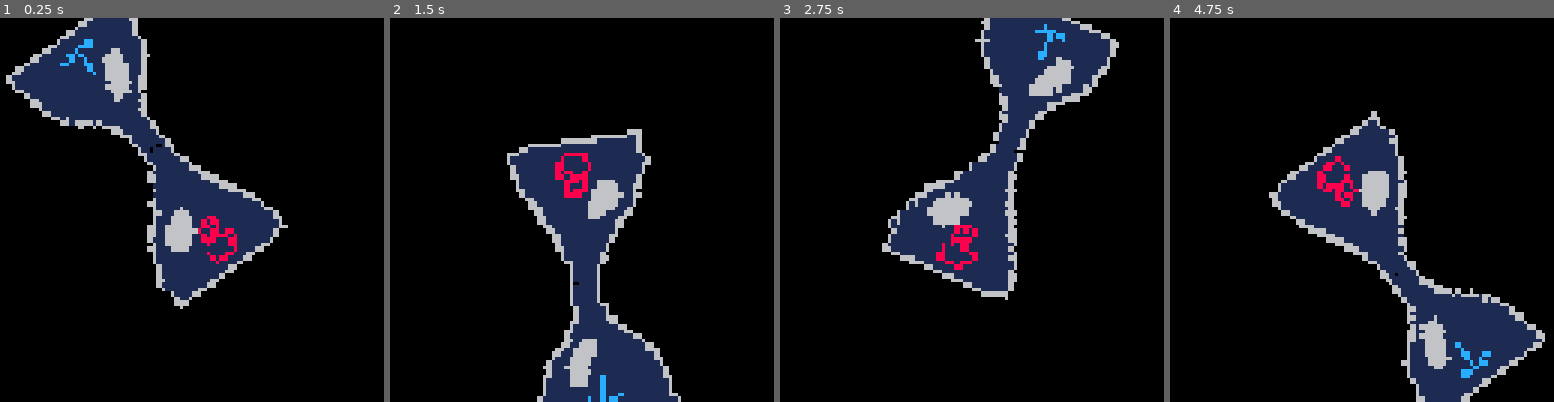
Above: before the commit, frames 1-4 (left to right).
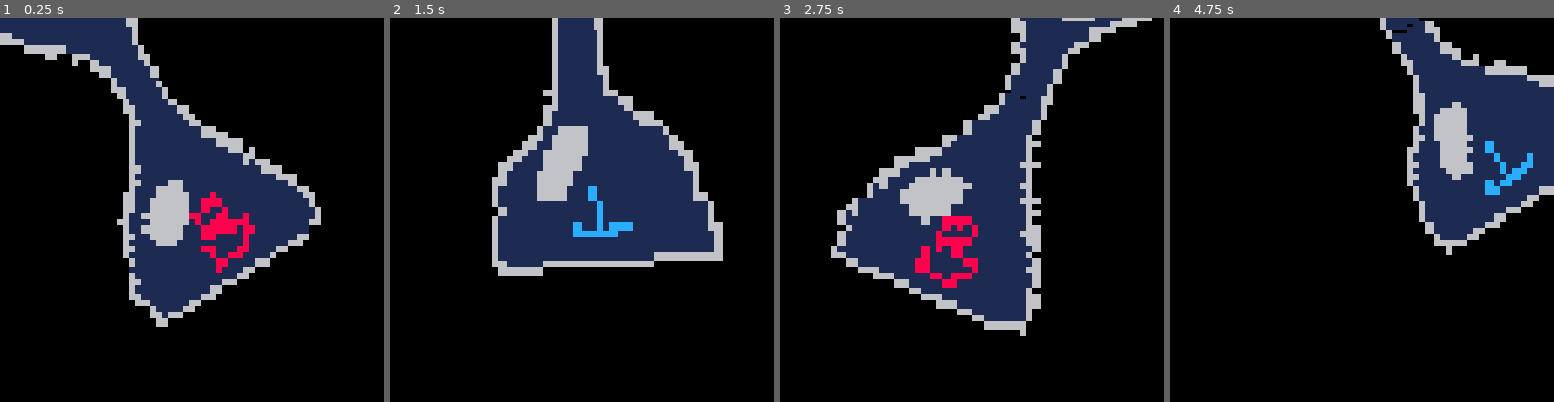
Above: after the commit, the same moments.

Repository: charlie-wt/timefall
Game: PICO-8 cartridge game.p8
Two runs of this game, one before a commit and one after it. Both use one fixed random seed, a clock stepped at 60 frames per second and the inputs below.
Inputs:
- Up to frame 1 (0.25 s): no input
- Up to frame 2 (1.5 s): tap X (X key) at 0.33, 1.07 s; tap O (Z key) at 0.7 s
- Up to frame 3 (2.75 s): hold Right 1.6-2.1 s; tap O (Z key) at 1.7, 2.1, 2.5 s; tap X (X key) at 1.85 s; hold Up 2.15-2.42 s; hold Right from 2.47 s (still down)
- Up to frame 4 (4.75 s): tap O (Z key) every 0.4 s from 2.9 to 4.5 s; tap X (X key) at 2.97, 4.08 s; release Right at 3.03 s; hold Left 3.08-3.58 s; hold Right 4.02-4.68 s; hold Up from 4.73 s (still down)

The runs differ from the first frame. In frame 1, 21% of the frame differs, in the area x 0-84%, y 0-81%; in frame 2, 27%; in frame 3, 20%; in frame 4, 35%, in the area x 25-100%, y 0-100%.

Commit message:
rest of maths for flipping

Diff:
--- a/flipping.lua
+++ b/flipping.lua
@@ -40,7 +40,7 @@
 	local sprite_loc = {x=00, y=24}
 
 	local angle = time() / 3
-	local scale = 1.5--2 + sin(time() / 3)
+	local scale = 2 + cos(time() * 2 / 3)/2
 
 	local orbit_offset = {
 		x = sin(angle),
@@ -68,8 +68,8 @@
 function draw_hourglass_bottom()
 	local sprite_loc = {x=64, y=00}
 
-	local angle = (time() / 3)
-	local scale = 1.5--2 + sin(time() / 3)
+	local angle = time() / 3
+	local scale = 2 + cos(time() * 2 / 3)/2
 
 	local screen_pos = {
 		x = -(full_sprite_w_tiles * scale) * 4,
--- a/game.p8
+++ b/game.p8
@@ -145,7 +145,9 @@
 		end
 	elseif state.scene == "flipping" then
 		cls(0)
-		camera(-64, -64)
+		local y_off = -(1 - cos(time()/3))/2
+		local y_off_total_amt = 100
+		camera(-64, -64 - y_off_total_amt*y_off)
 		draw_hourglass_top()
 		draw_hourglass_bottom()
 	end
